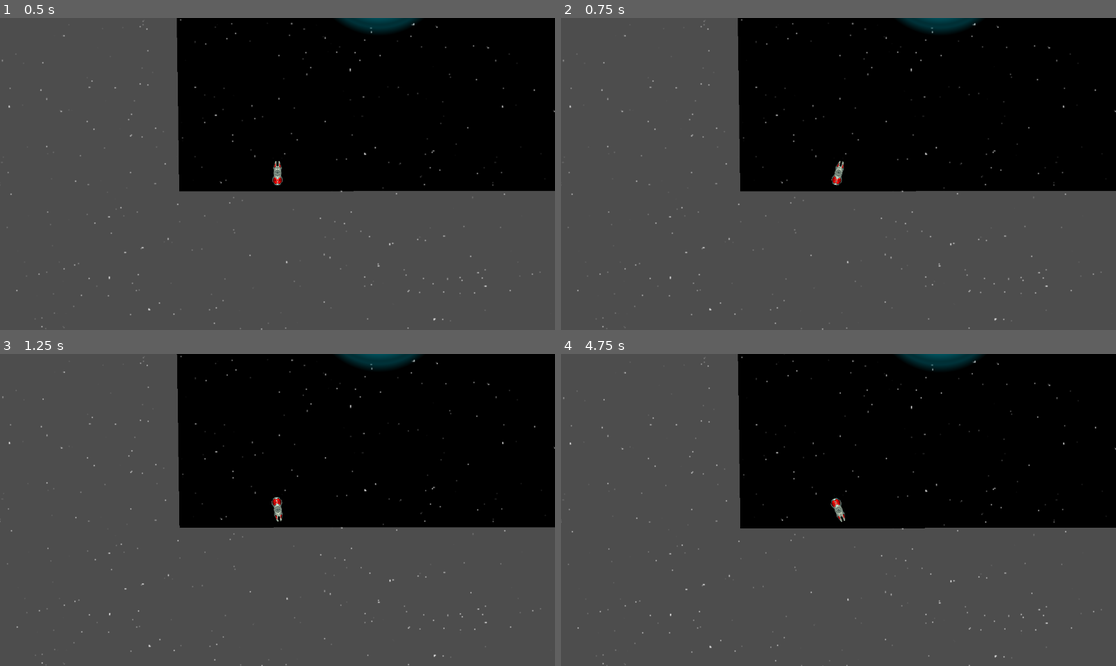
Above: before the commit, frames 1-4 (two rows, left to right).
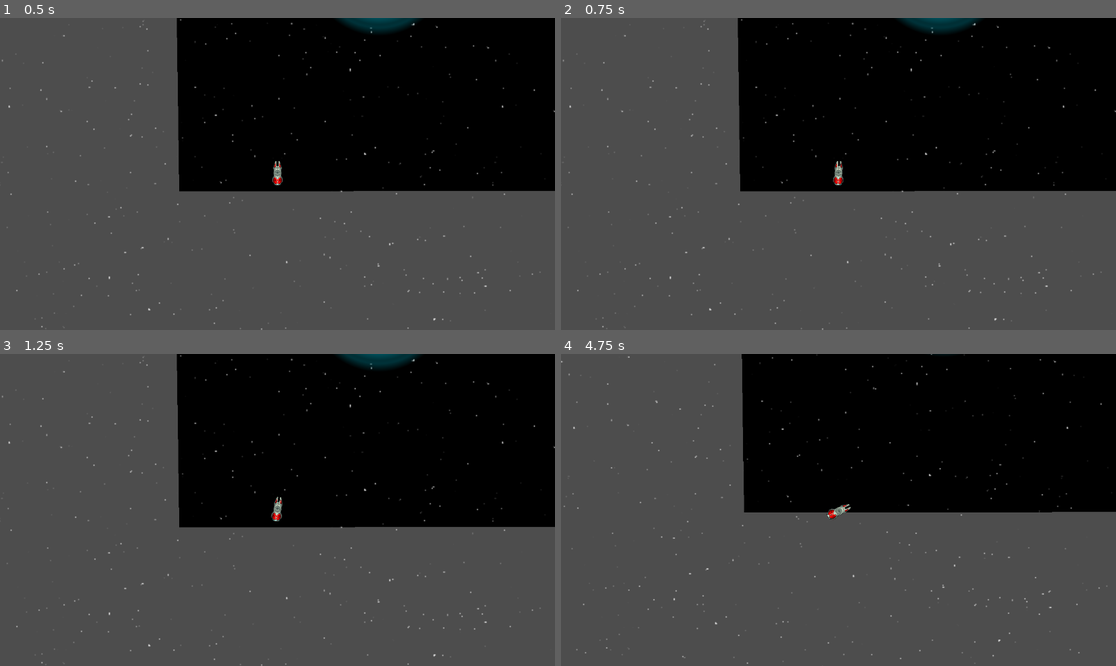
Above: after the commit, the same moments.

Repository: MaloGermond/to-the-edge-of-space
Game: Godot game, scene res://scenes/scenes/space.tscn
The game is run twice, just before and just after one commit, with the same random seed, the same clock (stepped at 60 frames per second) and the same inputs.
Inputs:
- Up to frame 1 (0.5 s): no input
- Up to frame 2 (0.75 s): tap Enter at 0.5 s; hold Right (ui_right) from 0.53 s (still down)
- Up to frame 3 (1.25 s): keep holding Right (ui_right)
- Up to frame 4 (4.75 s): release Right (ui_right) at 1.28 s; hold Down (ui_down) 1.28-2.03 s; hold Right (ui_right) 2.03-2.78 s; hold Up (ui_up) 2.78-3.53 s; hold Left (ui_left) from 3.53 s (still down)

Frame 1 is identical in both runs. In frame 2, 0.1% of the frame differs, in the area x 31-64%, y 5-56%; in frame 3, 0.6%; in frame 4, 5.0%, in the area x 0-100%, y 0-100%.

Commit message:
:construction: limite rotation when key is pressed only

Diff:
--- a/scripts/objects/ship_controls.gd
+++ b/scripts/objects/ship_controls.gd
@@ -4,6 +4,8 @@
 @export var acceleration: float = 20.0  # Accélération (pixels/seconde²)
 @export var max_speed: float = 500.0     # Vitesse maximale
 @export var speed_line: Line2D
+var thresholds_press = 200
+var keyPressed = false
 
 var velocity_vector: Vector2 = Vector2.ZERO
 var rotation_vector: float = 0
@@ -11,9 +13,9 @@
 func _physics_process(delta: float) -> void:
 	handleSpeedVector()
 	# Rotation (gauche/droite)
-	if Input.is_action_pressed("ui_left"):
+	if Input.is_action_just_pressed("ui_left"):
 		rotation_vector -= rotation_speed * delta  # Sens horaire
-	if Input.is_action_pressed("ui_right"):
+	if Input.is_action_just_pressed("ui_right"):
 		rotation_vector += rotation_speed * delta  # Sens anti-horaire
 
 	# Accélération (avant/arrière, selon l'orientation du vaisseau)
@@ -41,6 +43,5 @@
 
 
 func handleSpeedVector():
-	print(velocity)
 	var points = [position,position+velocity]
 	speed_line.points = points
